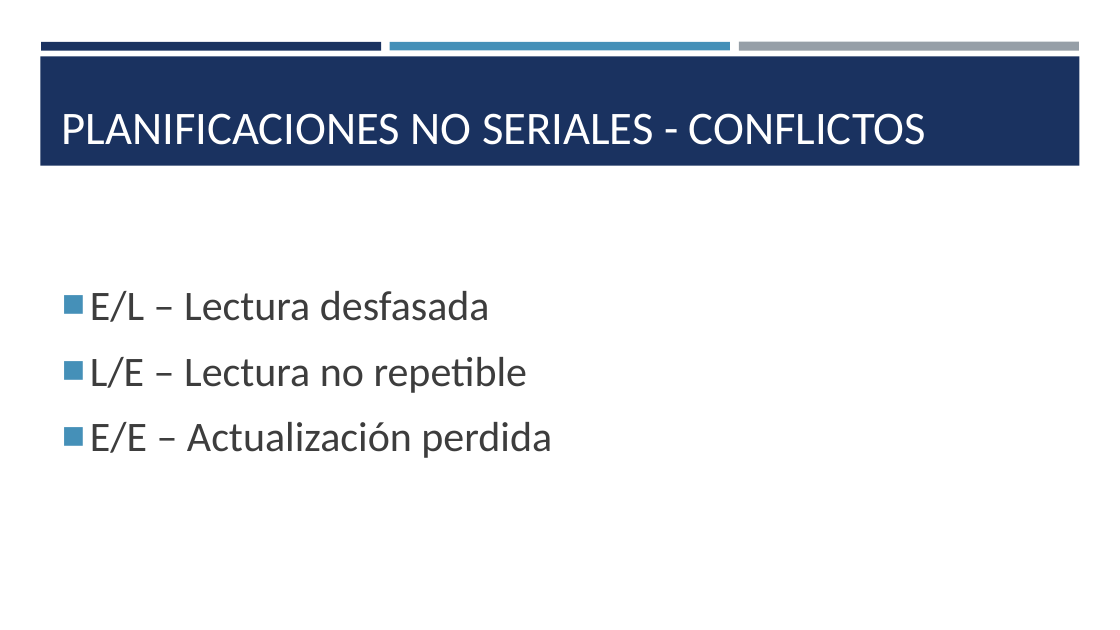
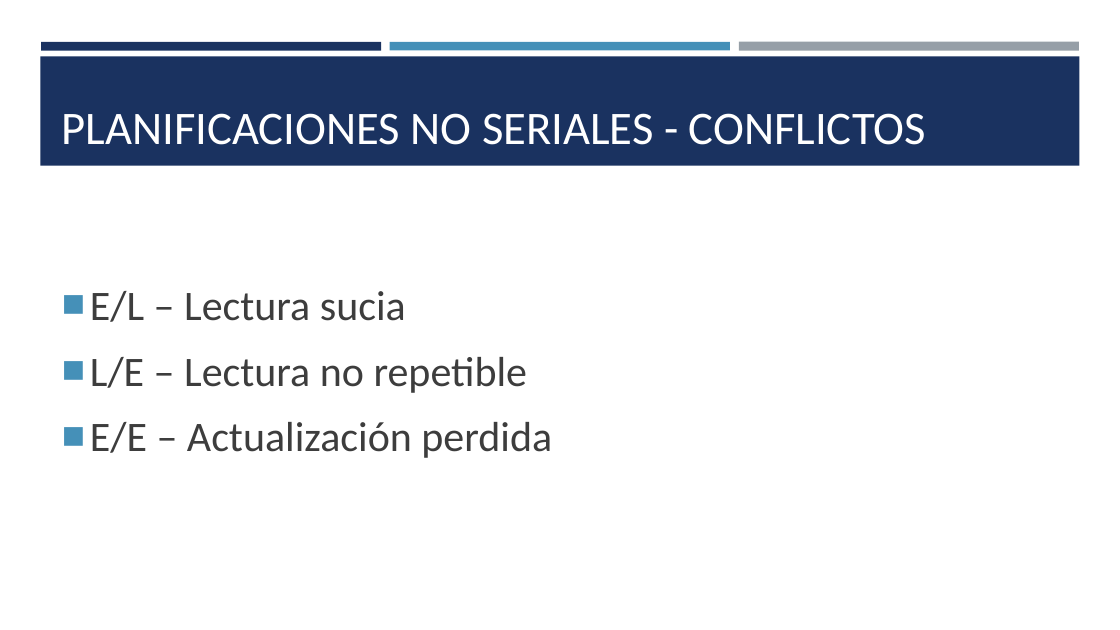
Before and after one commit to scferrada/academic-kickstart, a slide deck: slide 15 of static/pptx/transaccionesI.pptx. Drawn at 1120x630 pixels with LibreOffice and Linux fonts; fonts in the diff are those of the drawing. Boxes give left, top, right and bottom in pixels: in the first picture for what was removed or moved away, otherwise in the second. Text is boxed around its words. In the diff, an @@ line names an element or a change of style, - is before the commit and + after.

```diff
--- a/static/pptx/transaccionesI.pptx
+++ b/static/pptx/transaccionesI.pptx
@@ text at bbox=[90, 291, 406, 322]: text changed @@
-■ E/L – Lectura desfasada
+■ E/L – Lectura sucia
```
Also in this commit, not shown: 5 other slides changed, 1 slide added, 1 other file.
